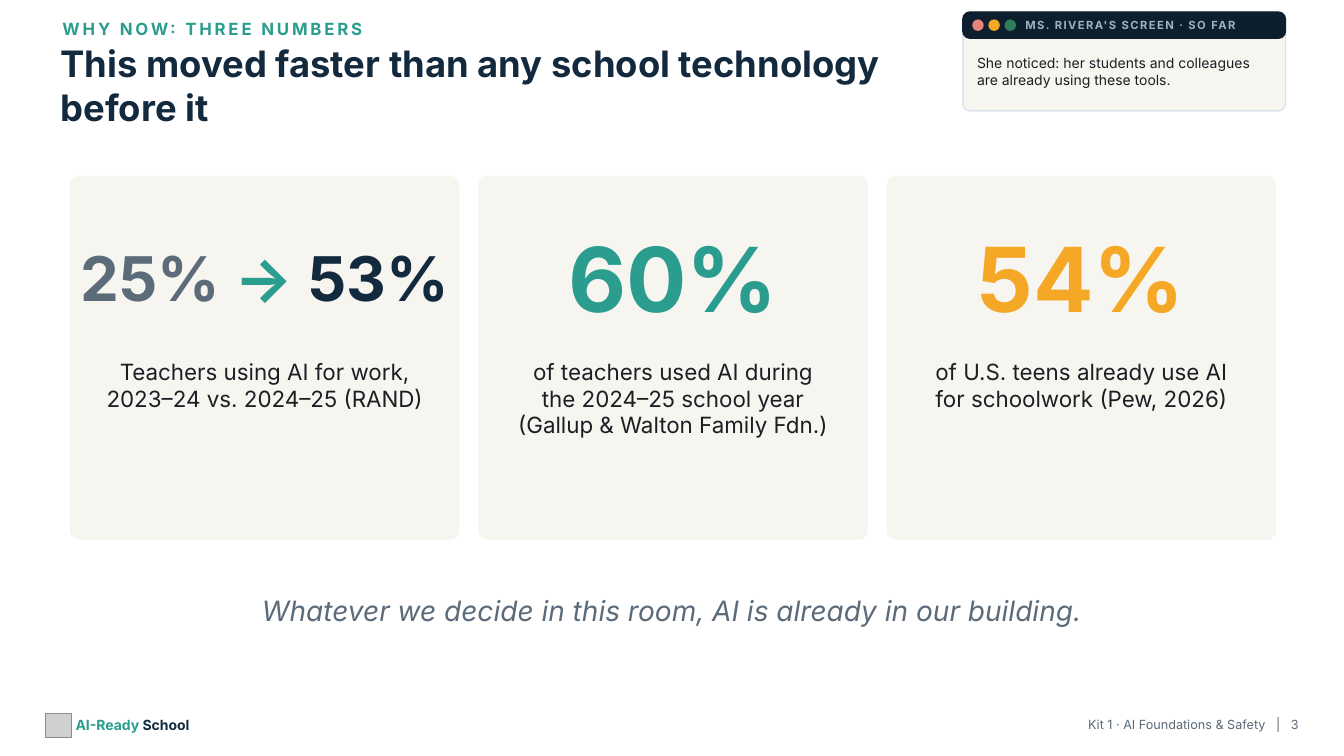
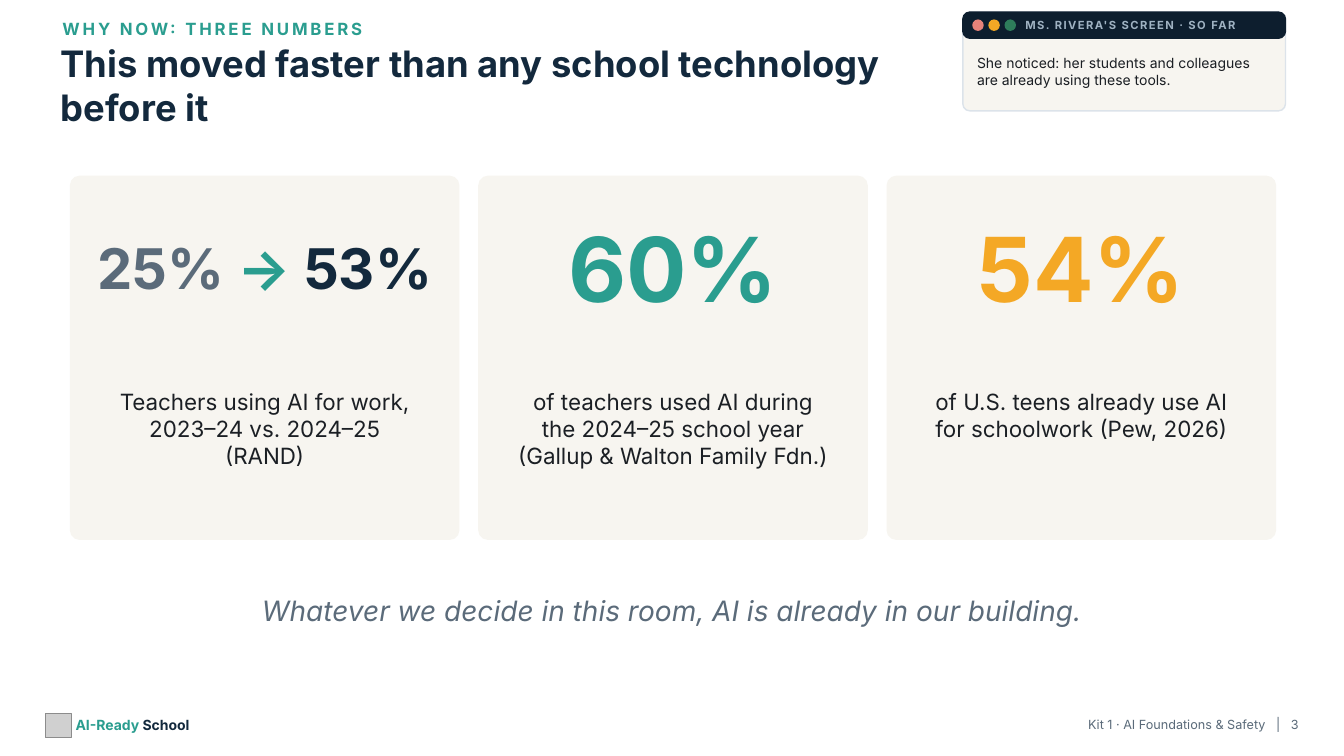
Before and after one commit to aspinozzi1/Ai-School-Ready, a slide deck: slide 3 of kits/kit01-tpt/Kit01_PresentationDeck.pptx. Drawn at 1344x756 pixels with LibreOffice and Linux fonts; fonts in the diff are those of the drawing; grey boxes stand for pictures. Boxes give left, top, right and bottom in pixels: in the first picture for what was removed or moved away, otherwise in the second. Text is boxed around its words. In the diff, an @@ line names an element or a change of style, - is before the commit and + after.

```diff
--- a/kits/kit01-tpt/Kit01_PresentationDeck.pptx
+++ b/kits/kit01-tpt/Kit01_PresentationDeck.pptx
@@ text "25% → 53%" at (97,247,432,290): size 44 to 40 pt @@
@@ text "60%": place and size @@
-text "60%" at (568,245,778,313)
+text "60%" at (568,235,778,303)
@@ text "54%": place and size @@
-text "54%" at (978,245,1185,313)
+text "54%" at (978,235,1185,303)
@@ text "Teachers using AI for work,": place and size @@
-text "Teachers using AI for work," at (107,363,423,409)
+text "Teachers using AI for work," at (120,393,410,466)
@@ text "of teachers used AI during": place and size @@
-text "of teachers used AI during" at (518,363,828,438)
+text "of teachers used AI during" at (518,393,828,469)
@@ text "of U.S. teens already use ...": place and size @@
-text "of U.S. teens already use ..." at (935,363,1227,411)
+text "of U.S. teens already use ..." at (935,393,1227,441)
@@ text at (149,420,380,466): text changed @@
-2023–24 vs. 2024–25 (RAND)
+2023–24 vs. 2024–25
+(RAND)
```
Also in this commit, not shown: 10 other slides changed, 4 slides added, 23 other files.
